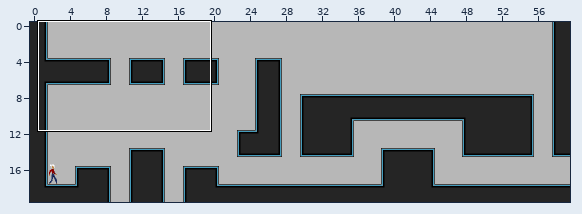
One commit to this Tiled map (JSON): res/map/untitled.json. The first picture is a wide view before the edit; the outline marks the close-up.
Close-up. First the earlier version:
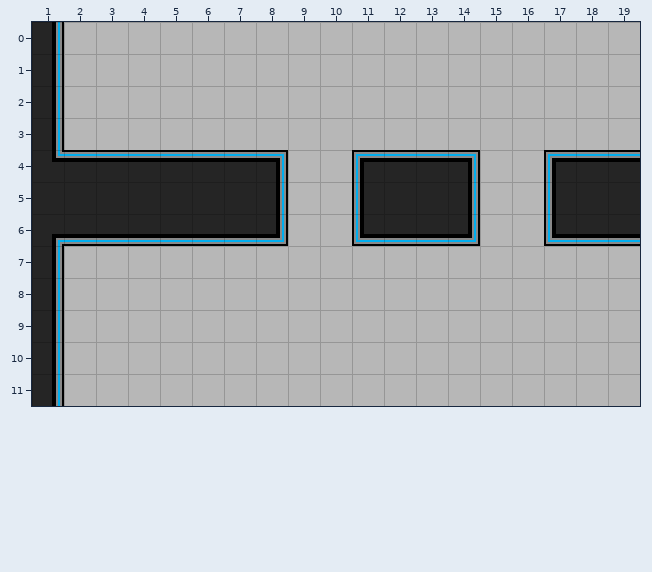
Cells are 16x16 px. Shown: x 1..19, y 0..11. The commit also changed other parts of the map, which this record leaves out.
After:
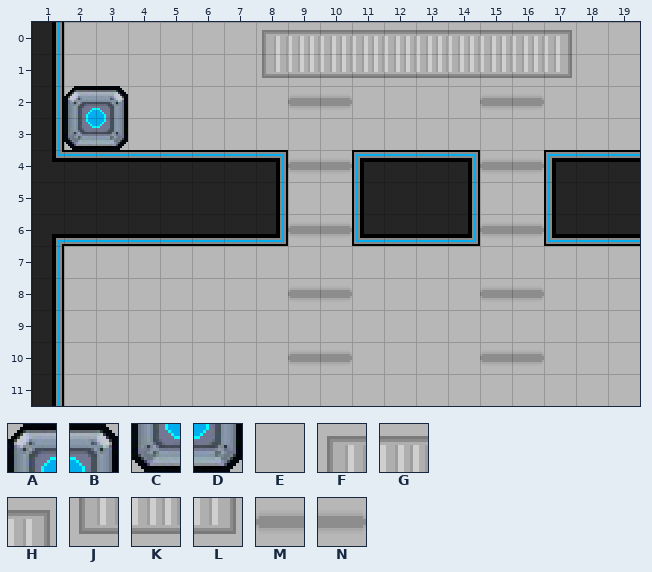
Key: from "main": A 250, B 251, C 290, D 291, E 443, F 527, G 528, H 529, J 567, K 568, L 569, M 723, N 725.
_ is an empty cell.
Edits made:
Layer "Tile Layer 1":
y 0: x 8..17 EEEEEEEEEE -> FGGGGGGGGH
y 1: x 8..17 EEEEEEEEEE -> JKKKKKKKKL
y 2: x 2..3 EE -> AB; x 9..10 EE -> MN; x 15..16 EE -> MN
y 3: x 2..3 EE -> CD
y 4: x 9..10 EE -> MN; x 15..16 EE -> MN
y 6: x 9..10 EE -> MN; x 15..16 EE -> MN
y 8: x 9..10 EE -> MN; x 15..16 EE -> MN
y 10: x 9..10 EE -> MN; x 15..16 EE -> MN
